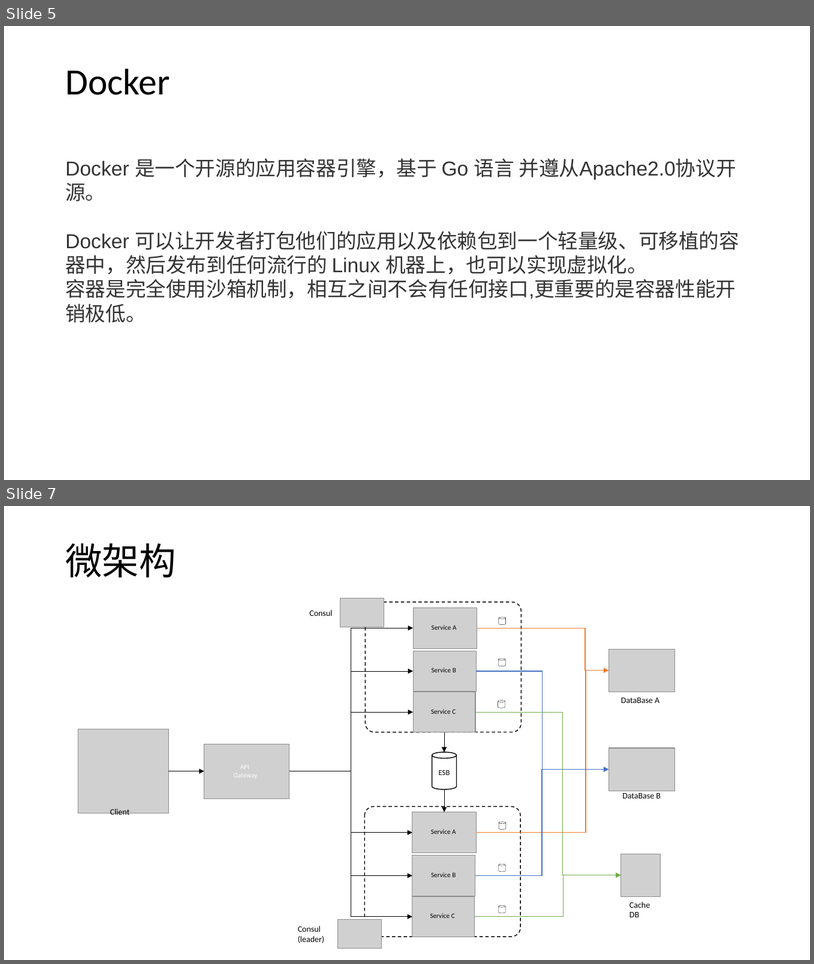
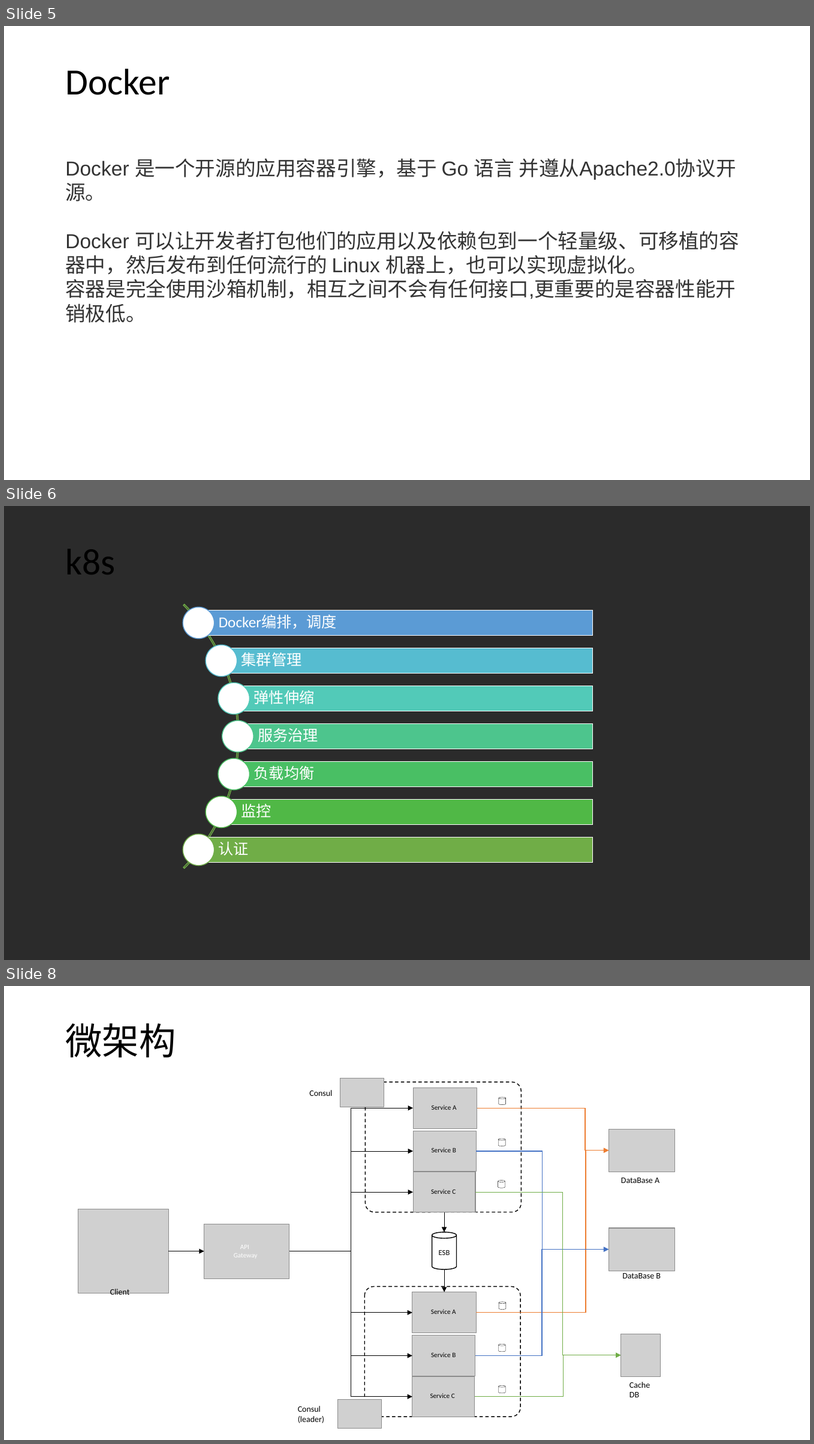
Before and after one commit to axzxs2001/HisMicroserviceSample, a slide deck: HisMicroserviceSample/Doc/基于.net core微服务.pptx. Shown one above the other, each under a label of ours: slides 5 and 7 before the commit, slides 5, 6 and 8 after it; the slides between them are not shown. The pictures are 814x964 and 814x1444 pixels, drawn with LibreOffice and Linux fonts; fonts in the diff are those of the drawing; grey boxes stand for pictures; background and template pictures are left out; a plain dark background stands for a picture behind light text. Boxes give left, top, right and bottom in pixels: in the first picture for what was removed or moved away, otherwise in the second. Text is boxed around its words. In the diff, an @@ line names an element or a change of style, - is before the commit and + after.

```diff
--- a/HisMicroserviceSample/Doc/基于.net core微服务.pptx
+++ b/HisMicroserviceSample/Doc/基于.net core微服务.pptx
@@ slide 6 added at box(4, 506, 810, 960), background picture (left out) @@
@@ text added at box(65, 549, 115, 574), 44 pt, text #000000 @@
+k8s
@@ group added at box(4, 550, 593, 923): 7 rectangles, 7 texts, 7 ellipses, 1 arch (boxed as its full ring) @@
+Docker编排，调度
+集群管理
+弹性伸缩
+服务治理
+负载均衡
+监控
+认证
@@ what was slide 7 is now slide 8 @@
```
Also in this commit, not shown: 5 slides changed, 2 other slides added, 2 slides removed.
